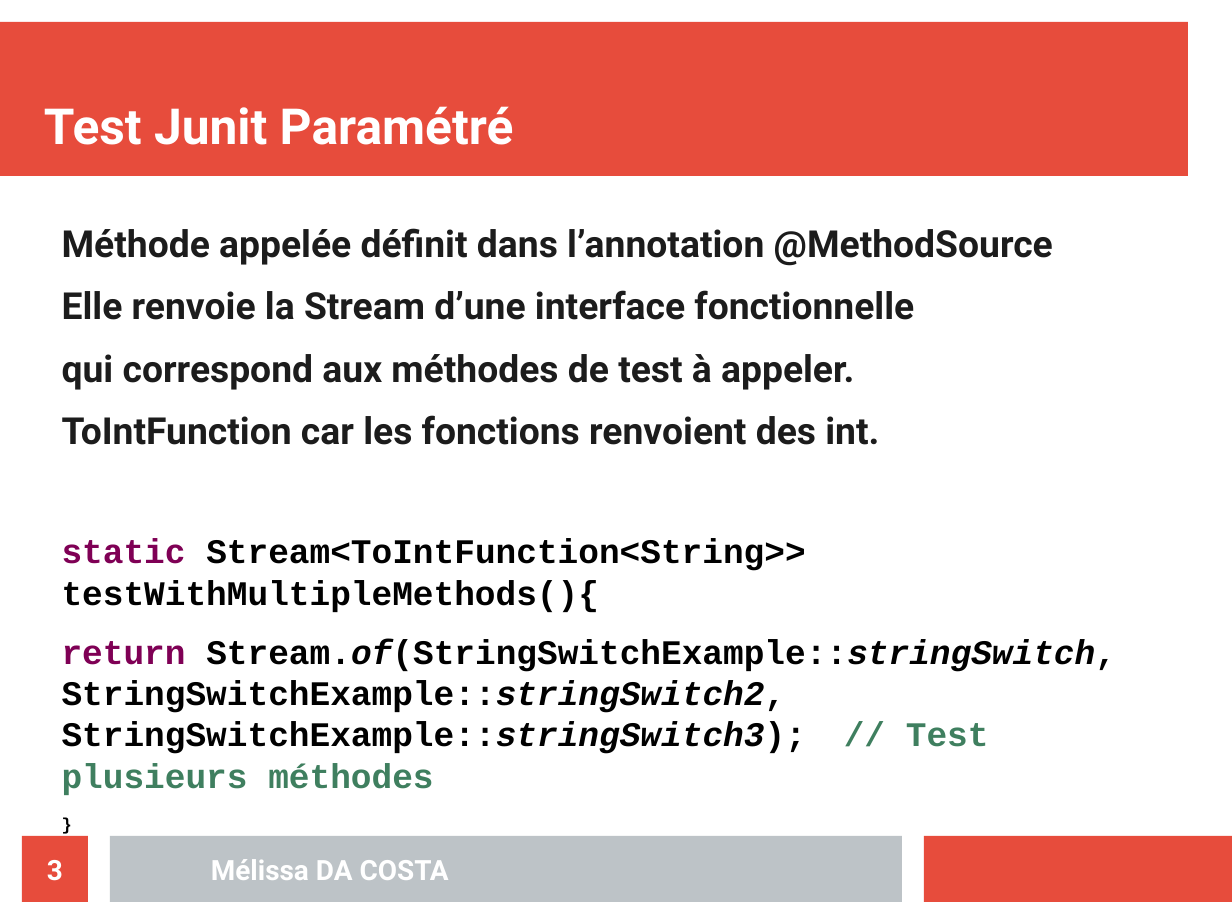
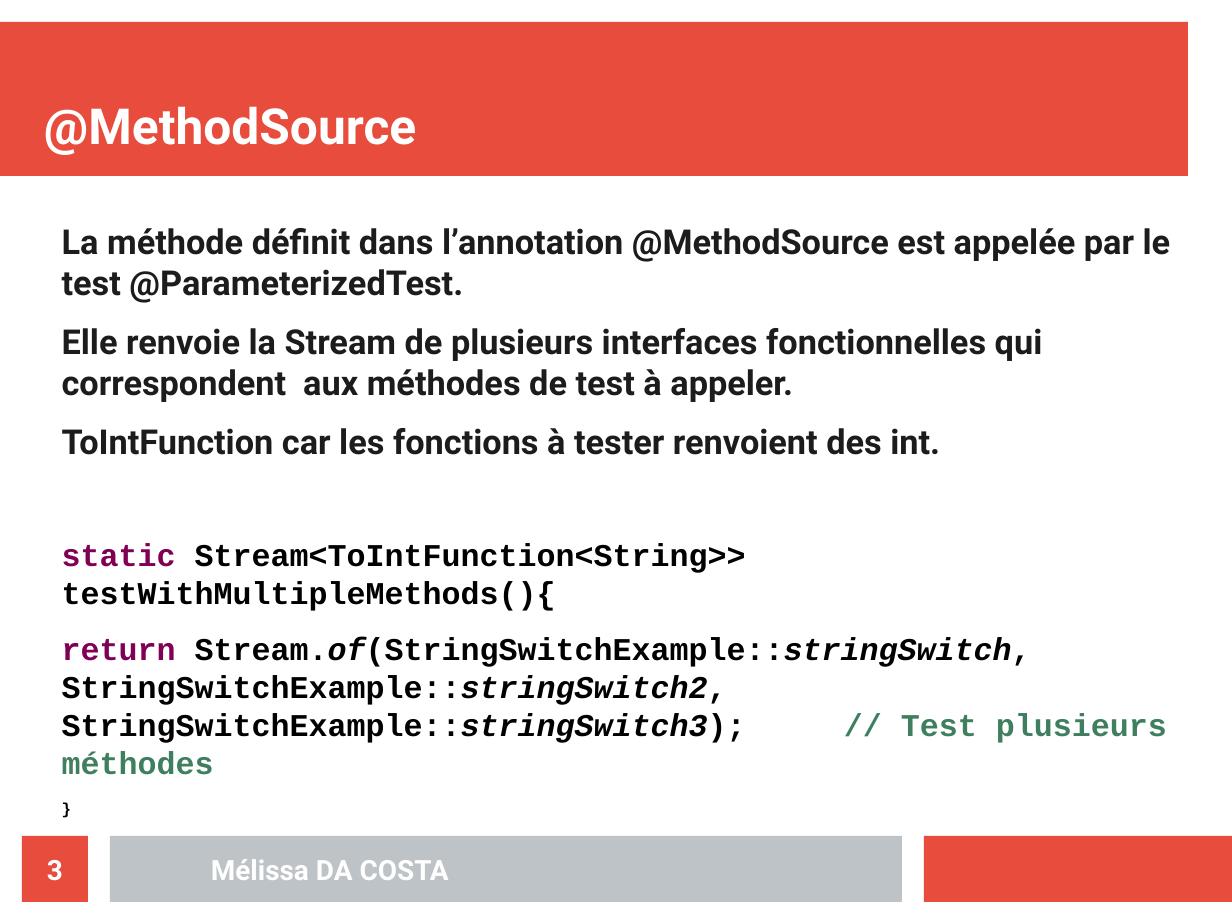
Before and after one commit to MelissaDaCosta/java-inside, a slide deck: slide 3 of lab5/Mélissa_DA_COSTA_slides_TP05.odp. Drawn at 1232x924 pixels with LibreOffice and Linux fonts; fonts in the diff are those of the drawing. Boxes give left, top, right and bottom in pixels: in the first picture for what was removed or moved away, otherwise in the second. Text is boxed around its words. In the diff, an @@ line names an element or a change of style, - is before the commit and + after.

```diff
--- a/lab5/Mélissa_DA_COSTA_slides_TP05.odp
+++ b/lab5/Mélissa_DA_COSTA_slides_TP05.odp
@@ title at bbox=[44, 106, 416, 155]: text changed @@
-Test Junit Paramétré
+@MethodSource
@@ text at bbox=[62, 228, 1171, 455]: text changed; size 24.1 to 22.1 pt @@
-Méthode appelée définit dans l’annotation @MethodSource
-Elle renvoie la Stream d’une interface fonctionnelle
-qui correspond aux méthodes de test à appeler.
-ToIntFunction car les fonctions renvoient des int.
+La méthode définit dans l’annotation @MethodSource est appelée par le test @ParameterizedTest.
+Elle renvoie la Stream de plusieurs interfaces fonctionnelles qui correspondent aux méthodes de test à appeler.
+ToIntFunction car les fonctions à tester renvoient des int.
@@ text at bbox=[62, 543, 1167, 775]: size 22.2 to 20.4 pt in "static Stream<ToIntFunction<String>> testWithMultipleMethods ...", "return Stream.of(StringSwitchExample::stringSwitch, StringSw ..."; size 11.1 to 10.2 pt in "}" @@
```
Also in this commit, not shown: 1 other slide changed, 2 other files.
